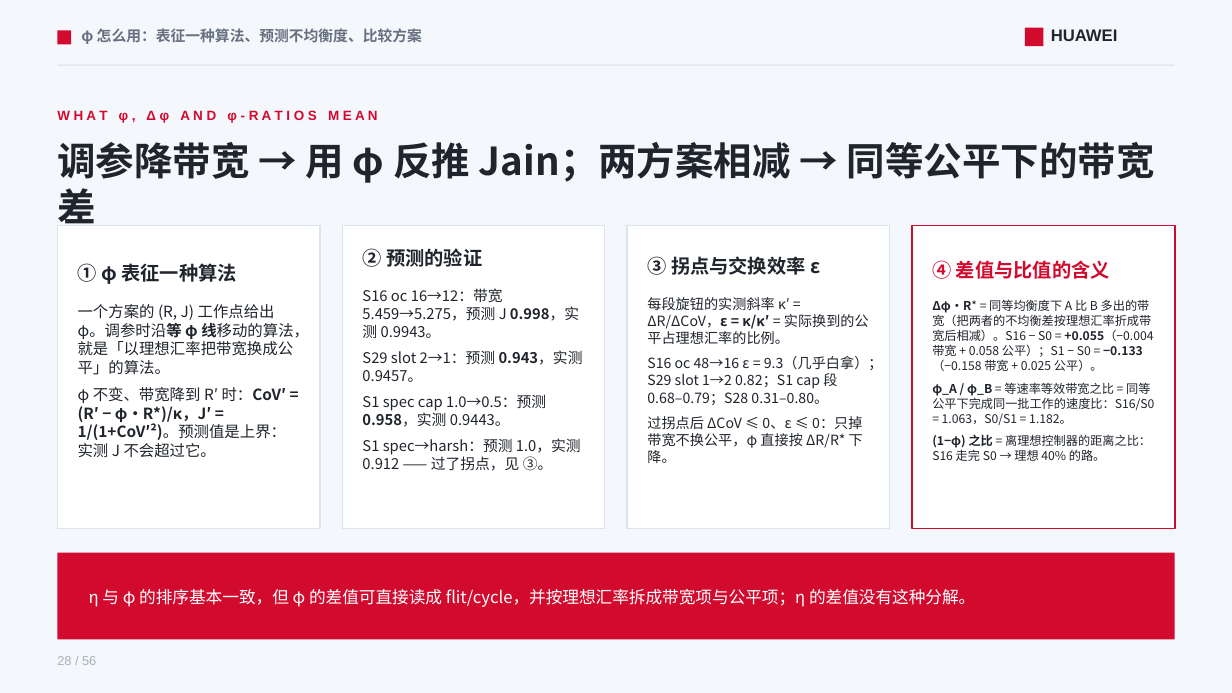
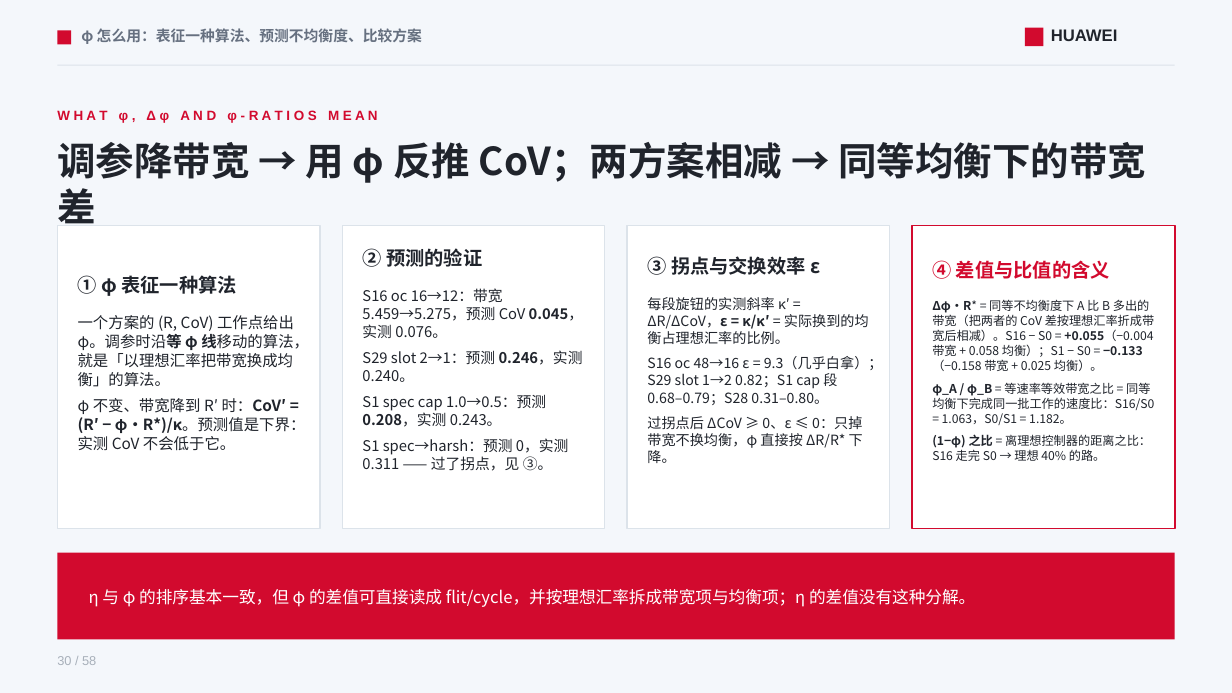
Before and after one commit to lukebest/booksim2, a slide deck: slide 30 of ppt/ring2-write-fairness.pptx (slide 28 before the commit). Drawn at 1232x693 pixels with LibreOffice and Linux fonts; fonts in the diff are those of the drawing. Boxes give left, top, right and bottom in pixels: in the first picture for what was removed or moved away, otherwise in the second. Text is boxed around its words. In the diff, an @@ line names an element or a change of style, - is before the commit and + after.

```diff
--- a/ppt/ring2-write-fairness.pptx
+++ b/ppt/ring2-write-fairness.pptx
@@ text at (57, 142, 1146, 224): text changed @@
-调参降带宽 → 用 φ 反推 Jain；两方案相减 → 同等公平下的带宽差
+调参降带宽 → 用 φ 反推 CoV；两方案相减 → 同等均衡下的带宽差
@@ text "① φ 表征一种算法": place and size @@
-text "① φ 表征一种算法" at (78, 263, 236, 284)
+text "① φ 表征一种算法" at (78, 275, 236, 296)
@@ text at (362, 288, 583, 471): text changed @@
-S16 oc 16→12：带宽 5.459→5.275，预测 J 0.998，实测 0.9943。
-S29 slot 2→1：预测 0.943，实测 0.9457。
-S1 spec cap 1.0→0.5：预测 0.958，实测 0.9443。
-S1 spec→harsh：预测 1.0，实测 0.912 —— 过了拐点，见 ③。
+S16 oc 16→12：带宽 5.459→5.275，预测 CoV 0.045，实测 0.076。
+S29 slot 2→1：预测 0.246，实测 0.240。
+S1 spec cap 1.0→0.5：预测 0.208，实测 0.243。
+S1 spec→harsh：预测 0，实测 0.311 —— 过了拐点，见 ③。
@@ text at (647, 297, 869, 344): text changed @@
-每段旋钮的实测斜率 κ′ = ΔR/ΔCoV，ε = κ/κ′ = 实际换到的公平占理想汇率的比例。
+每段旋钮的实测斜率 κ′ = ΔR/ΔCoV，ε = κ/κ′ = 实际换到的均衡占理想汇率的比例。
@@ text at (78, 315, 309, 451): text changed @@
-一个方案的 (R, J) 工作点给出 φ。调参时沿等 φ 线移动的算法，就是「以理想汇率把带宽换成公平」的算法。
-φ 不变、带宽降到 R′ 时：CoV′ = (R′ − φ·R*)/κ，J′ = 1/(1+CoV′²)。预测值是上界：实测 J 不会超过它。
+一个方案的 (R, CoV) 工作点给出 φ。调参时沿等 φ 线移动的算法，就是「以理想汇率把带宽换成均衡」的算法。
+φ 不变、带宽降到 R′ 时：CoV′ = (R′ − φ·R*)/κ。预测值是下界：实测 CoV 不会低于它。
@@ text at (932, 300, 1154, 425): text changed @@
-Δφ·R* = 同等均衡度下 A 比 B 多出的带宽（把两者的不均衡差按理想汇率折成带宽后相减）。S16 − S0 = +0.055（−0.004 带宽 + 0.058 公平）；S1 − S0 = −0.133（−0.158 带宽 + 0.025 公平）。
-φ_A / φ_B = 等速率等效带宽之比 = 同等公平下完成同一批工作的速度比：S16/S0 = 1.063，S0/S1 = 1.182。
+Δφ·R* = 同等不均衡度下 A 比 B 多出的带宽（把两者的 CoV 差按理想汇率折成带宽后相减）。S16 − S0 = +0.055（−0.004 带宽 + 0.058 均衡）；S1 − S0 = −0.133（−0.158 带宽 + 0.025 均衡）。
+φ_A / φ_B = 等速率等效带宽之比 = 同等均衡下完成同一批工作的速度比：S16/S0 = 1.063，S0/S1 = 1.182。
@@ text at (647, 416, 863, 463): text changed @@
-过拐点后 ΔCoV ≤ 0、ε ≤ 0：只掉带宽不换公平，φ 直接按 ΔR/R* 下降。
+过拐点后 ΔCoV ≥ 0、ε ≤ 0：只掉带宽不换均衡，φ 直接按 ΔR/R* 下降。
@@ text at (89, 589, 975, 607): text changed @@
-η 与 φ 的排序基本一致，但 φ 的差值可直接读成 flit/cycle，并按理想汇率拆成带宽项与公平项；η 的差值没有这种分解。
+η 与 φ 的排序基本一致，但 φ 的差值可直接读成 flit/cycle，并按理想汇率拆成带宽项与均衡项；η 的差值没有这种分解。
@@ text at (57, 656, 96, 665): text changed @@
-28 / 56
+30 / 58
```
Also in this commit, not shown: 55 other slides changed, 2 slides added, 15 other files.
